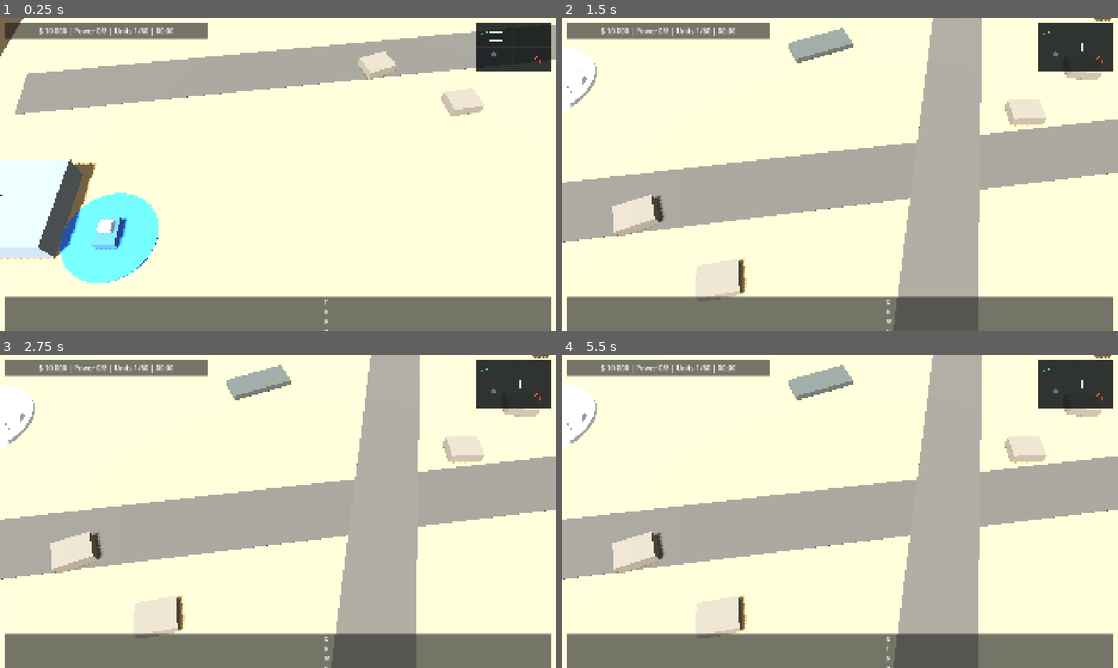
Above: before the commit, frames 1-4 (two rows, left to right).
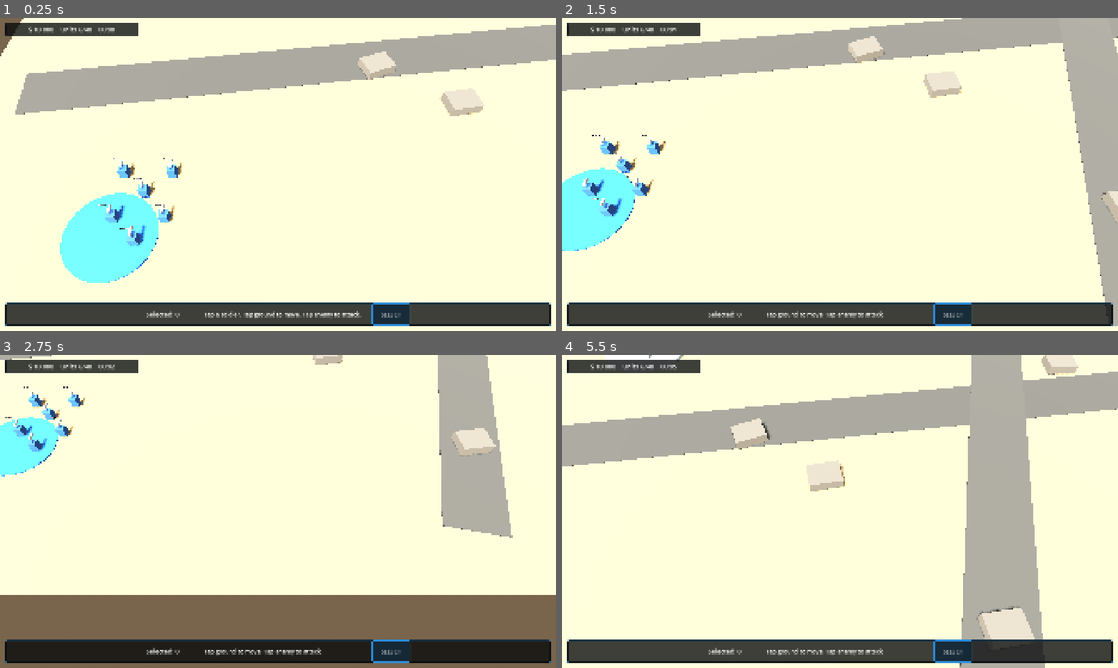
Above: after the commit, the same moments.

Repository: Unnamed00000/Mobile-Generals
Game: Godot game, scene res://scenes/match/match.tscn
Two runs of this game, one before a commit and one after it. Both use one fixed random seed, a clock stepped at 60 frames per second and the inputs below.
Inputs (mouse positions are in pixels of both pictures, inside the frame that each line leads up to):
- Up to frame 1 (0.25 s): no input
- Up to frame 2 (1.5 s): click (951, 315) at 0.5 s, where only the run after the commit has a clickable "SELECT"; tap Enter at 1.25 s; drag from (1073, 46) to (895, 105) at 1.27 s
- Up to frame 3 (2.75 s): tap Space at 2 s; drag from (166, 527) to (250, 574) at 2.02 s
- Up to frame 4 (5.5 s): move the mouse to (895, 442) at 2.77 s; hold D 2.78-3.5 s; tap 0 at 2.85 s; click (895, 442) at 2.92 s; drag from (812, 574) to (673, 464) at 3.52 s; tap Enter at 4.25 s; move the mouse to (1006, 558) at 4.27 s; hold A 4.28-5 s; tap 4 at 4.35 s; click (1006, 558) at 4.42 s; drag from (673, 464) to (756, 433) at 5.02 s

The runs differ from the first frame. In frame 1, 20% of the frame differs, in the area x 0-100%, y 1-100%; in frame 2, 53%; in frame 3, 57%, in the area x 0-100%, y 0-100%; in frame 4, 55%.

Commit message:
Focus active prototype on infantry stage one

Diff:
--- a/project.godot
+++ b/project.godot
@@ -14,7 +14,7 @@
 
 [application]
 
-config/name="Mobile RTS Prototype"
+config/name="Mobile RTS Infantry Prototype"
 run/main_scene="res://scenes/match/match.tscn"
 config/features=PackedStringArray("4.7", "Mobile")
 config/icon="res://icon.svg"
--- a/scenes/match/match.tscn
+++ b/scenes/match/match.tscn
@@ -1,9 +1,9 @@
 [gd_scene load_steps=8 format=3]
 
-[ext_resource type="Script" path="res://scripts/core/match_controller.gd" id="1_match"]
+[ext_resource type="Script" path="res://scripts/core/infantry_stage_controller.gd" id="1_match"]
 [ext_resource type="Script" path="res://scripts/maps/prototype_map.gd" id="2_map"]
 [ext_resource type="Script" path="res://scripts/camera/rts_camera.gd" id="3_camera"]
-[ext_resource type="Script" path="res://scripts/ui/match_hud.gd" id="4_hud"]
+[ext_resource type="Script" path="res://scripts/ui/stage_one_hud.gd" id="4_hud"]
 
 [sub_resource type="ProceduralSkyMaterial" id="ProceduralSkyMaterial_match"]
 sky_top_color = Color(0.52, 0.67, 0.79, 1)
--- /dev/null
+++ b/scripts/core/infantry_stage_controller.gd
@@ -0,0 +1,278 @@
+class_name InfantryStageController
+extends Node3D
+
+const COMBAT_UNIT_SCENE := preload("res://scenes/units/combat_unit.tscn")
+const RIFLEMAN_DATA_PATH := "res://data/units/rifleman.json"
+
+@onready var prototype_map: PrototypeMap = $PrototypeMap
+@onready var camera_controller: RtsCamera = $CameraRig
+@onready var units_root: Node3D = $Units
+@onready var hud: StageOneHud = $MatchHUD
+
+var selected_units: Array[CombatUnit] = []
+
+var _rifleman_data: Dictionary = {}
+var _match_seconds := 0.0
+var _select_mode := false
+var _selection_start := Vector2.ZERO
+var _selection_current := Vector2.ZERO
+var _selection_dragging := false
+var _primary_touch_start := Vector2.ZERO
+var _primary_touch_dragged := false
+var _match_over := false
+
+func _ready() -> void:
+	_rifleman_data = _load_json(RIFLEMAN_DATA_PATH)
+	camera_controller.set_map_half_extents(prototype_map.get_half_extents())
+	hud.select_mode_requested.connect(Callable(self, "_on_select_mode_requested"))
+	_spawn_stage_units()
+	_update_hud()
+
+func _physics_process(delta: float) -> void:
+	if _match_over:
+		return
+	_match_seconds += delta
+	_update_hud()
+
+func _unhandled_input(event: InputEvent) -> void:
+	if _match_over:
+		return
+	if event is InputEventScreenTouch:
+		_handle_touch(event)
+	elif event is InputEventScreenDrag:
+		_handle_drag(event)
+	elif event is InputEventMouseButton:
+		_handle_mouse_button(event)
+	elif event is InputEventMouseMotion and _selection_dragging:
+		_update_selection_drag(event.position)
+
+func _spawn_stage_units() -> void:
+	var player_positions: Array[Vector3] = [
+		Vector3(-42.0, 0.45, 18.0),
+		Vector3(-39.8, 0.45, 20.0),
+		Vector3(-37.6, 0.45, 18.0),
+		Vector3(-42.0, 0.45, 22.5),
+		Vector3(-39.8, 0.45, 24.5),
+		Vector3(-37.6, 0.45, 22.5)
+	]
+	var enemy_positions: Array[Vector3] = [
+		Vector3(32.0, 0.45, -15.0),
+		Vector3(35.0, 0.45, -17.0),
+		Vector3(38.0, 0.45, -15.0),
+		Vector3(41.0, 0.45, -17.0)
+	]
+
+	for index in player_positions.size():
+		_spawn_rifleman(1, player_positions[index], "Rifleman%02d" % index)
+	for index in enemy_positions.size():
+		_spawn_rifleman(2, enemy_positions[index], "EnemyRifleman%02d" % index)
+
+func _spawn_rifleman(team_id: int, world_position: Vector3, unit_name: String) -> CombatUnit:
+	var unit := COMBAT_UNIT_SCENE.instantiate() as CombatUnit
+	unit.name = unit_name
+	unit.configure(_rifleman_data, team_id)
+	unit.global_position = world_position
+	unit.destroyed.connect(Callable(self, "_on_unit_destroyed"))
+	units_root.add_child(unit)
+	return unit
+
+func _handle_touch(event: InputEventScreenTouch) -> void:
+	if hud.is_screen_position_over_ui(event.position):
+		return
+
+	if _select_mode:
+		if event.pressed and event.index == 0:
+			_begin_selection_drag(event.position)
+			get_viewport().set_input_as_handled()
+		elif not event.pressed and event.index == 0 and _selection_dragging:
+			_finish_selection_drag(event.position)
+			get_viewport().set_input_as_handled()
+		return
+
+	if event.index != 0:
+		return
+	if event.pressed:
+		_primary_touch_start = event.position
+		_primary_touch_dragged = false
+	else:
+		if not _primary_touch_dragged:
+			_process_tap(event.position)
+
+func _handle_drag(event: InputEventScreenDrag) -> void:
+	if _select_mode and _selection_dragging:
+		_update_selection_drag(event.position)
+		get_viewport().set_input_as_handled()
+		return
+	if event.index == 0 and event.position.distance_to(_primary_touch_start) > 18.0:
+		_primary_touch_dragged = true
+
+func _handle_mouse_button(event: InputEventMouseButton) -> void:
+	if hud.is_screen_position_over_ui(event.position):
+		return
+	if event.button_index != MOUSE_BUTTON_LEFT:
+		return
+
+	if _select_mode:
+		if event.pressed:
+			_begin_selection_drag(event.position)
+		elif _selection_dragging:
+			_finish_selection_drag(event.position)
+		get_viewport().set_input_as_handled()
+	elif event.pressed:
+		_process_tap(event.position)
+
+func _process_tap(screen_position: Vector2) -> void:
+	var hit := _raycast_from_screen(screen_position)
+	if hit.is_empty():
+		return
+
+	var unit := _unit_from_collider(hit.get("collider"))
+	if unit != null:
+		if unit.team_id == 1:
+			var single_selection: Array[CombatUnit] = [unit]
+			_select_units(single_selection)
+		elif not selected_units.is_empty():
+			_attack_selected(unit)
+		return
+
+	if _is_ground_hit(hit) and not selected_units.is_empty():
+		_move_selected_to(hit.position)
+
+func _begin_selection_drag(screen_position: Vector2) -> void:
+	_selection_start = screen_position
+	_selection_current = screen_position
+	_selection_dragging = true
+	hud.show_selection_rect(_selection_start, _selection_current)
+
+func _update_selection_drag(screen_position: Vector2) -> void:
+	_selection_current = screen_position
+	hud.show_selection_rect(_selection_start, _selection_current)
+
+func _finish_selection_drag(screen_position: Vector2) -> void:
+	_selection_current = screen_position
+	_selection_dragging = false
+	hud.hide_selection_rect()
+	var selection_rect := Rect2(_selection_start, _selection_current - _selection_start).abs()
+	_select_units(_units_in_screen_rect(selection_rect))
+	_select_mode = false
+	hud.set_select_mode(false)
+
+func _units_in_screen_rect(selection_rect: Rect2) -> Array[CombatUnit]:
+	var camera := camera_controller.get_camera()
+	var units: Array[CombatUnit] = []
+	for node in get_tree().get_nodes_in_group("player_units"):
+		var unit := node as CombatUnit
+		if unit == null or not is_instance_valid(unit) or unit.current_hp <= 0:
+			continue
+		var screen_position := camera.unproject_position(unit.global_position)
+		if selection_rect.has_point(screen_position):
+			units.append(unit)
+	return units
+
+func _select_units(units: Array[CombatUnit]) -> void:
+	for unit in selected_units:
+		if is_instance_valid(unit):
+			unit.set_selected(false)
+	selected_units.clear()
+	for unit in units:
+		if is_instance_valid(unit) and unit.team_id == 1 and unit.current_hp > 0:
+			selected_units.append(unit)
+			unit.set_selected(true)
+	hud.update_selection_summary(selected_units.size())
+	if selected_units.is_empty():
+		hud.set_hint("No soldiers selected.")
+	elif selected_units.size() == 1:
+		hud.set_hint("Rifleman selected. Tap ground to move or enemy to attack.")
+	else:
+		hud.set_hint("%d riflemen selected." % selected_units.size())
+
+func _move_selected_to(world_position: Vector3) -> void:
+	var offsets := _formation_offsets(selected_units.size())
+	for index in selected_units.size():
+		var unit := selected_units[index]
+		if is_instance_valid(unit):
+			unit.move_to(world_position + offsets[index])
+	hud.set_hint("Move order issued.")
+
+func _attack_selected(target: CombatUnit) -> void:
+	for unit in selected_units:
+		if is_instance_valid(unit) and unit.current_hp > 0:
+			unit.set_attack_target(target)
+	hud.set_hint("Attack order issued.")
+
+func _formation_offsets(count: int) -> Array[Vector3]:
+	var offsets: Array[Vector3] = []
+	if count <= 1:
+		offsets.append(Vector3.ZERO)
+		return offsets
+
+	var columns: int = ceili(sqrt(float(count)))
+	var spacing := 1.65
+	for index in count:
+		var row: int = int(index / columns)
+		var col: int = index % columns
+		var centered_x := (float(col) - float(columns - 1) * 0.5) * spacing
+		var centered_z := float(row) * spacing
+		offsets.append(Vector3(centered_x, 0.0, centered_z))
+	return offsets
+
+func _raycast_from_screen(screen_position: Vector2) -> Dictionary:
+	var camera := camera_controller.get_camera()
+	var origin := camera.project_ray_origin(screen_position)
+	var end := origin + camera.project_ray_normal(screen_position) * 1000.0
+	var query := PhysicsRayQueryParameters3D.create(origin, end)
+	query.collision_mask = 7
+	query.collide_with_areas = true
+	query.collide_with_bodies = true
+	return get_world_3d().direct_space_state.intersect_ray(query)
+
+func _unit_from_collider(collider: Object) -> CombatUnit:
+	var node := collider as Node
+	while node != null:
+		if node is CombatUnit:
+			return node as CombatUnit
+		node = node.get_parent()
+	return null
+
+func _is_ground_hit(hit: Dictionary) -> bool:
+	var collider := hit.get("collider") as Node
+	return collider != null and collider.is_in_group("command_ground")
+
+func _on_select_mode_requested() -> void:
+	_select_mode = not _select_mode
+	hud.set_select_mode(_select_mode)
+
+func _on_unit_destroyed(unit: CombatUnit) -> void:
+	selected_units.erase(unit)
+	hud.update_selection_summary(selected_units.size())
+	_check_match_result()
+
+func _check_match_result() -> void:
+	if _match_over:
+		return
+	if _count_live_units(2) == 0:
+		_match_over = true
+		hud.set_hint("VICTORY - enemy squad eliminated.")
+	elif _count_live_units(1) == 0:
+		_match_over = true
+		hud.set_hint("DEFEAT - your squad was eliminated.")
+
+func _count_live_units(team_id: int) -> int:
+	var count := 0
+	for node in get_tree().get_nodes_in_group("combat_targets"):
+		var unit := node as CombatUnit
+		if unit != null and is_instance_valid(unit) and unit.team_id == team_id and unit.current_hp > 0:
+			count += 1
+	return count
+
+func _update_hud() -> void:
+	hud.update_status(10000, _count_live_units(1), 40, int(_match_seconds))
+
+func _load_json(path: String) -> Dictionary:
+	if not FileAccess.file_exists(path):
+		push_warning("Missing data file: %s" % path)
+		return {}
+	var parsed: Variant = JSON.parse_string(FileAccess.get_file_as_string(path))
+	if parsed is Dictionary:
+		return parsed
+	return {}
--- /dev/null
+++ b/scripts/ui/stage_one_hud.gd
@@ -0,0 +1,169 @@
+class_name StageOneHud
+extends CanvasLayer
+
+signal select_mode_requested
+
+var _top_bar: Label
+var _hint_label: Label
+var _selected_label: Label
+var _select_button: Button
+var _selection_rect: ColorRect
+
+func _ready() -> void:
+	_build_ui()
+	update_status(10000, 0, 40, 0)
+	update_selection_summary(0)
+	set_hint("Tap a soldier. Tap ground to move. Tap enemy to attack.")
+
+func update_status(money: int, unit_count: int, unit_cap: int, match_seconds: int) -> void:
+	if not is_instance_valid(_top_bar):
+		return
+	var minutes: int = match_seconds / 60
+	var seconds: int = match_seconds % 60
+	_top_bar.text = "$ %s    Units %d/%d    %02d:%02d" % [_format_money(money), unit_count, unit_cap, minutes, seconds]
+
+func update_selection_summary(count: int) -> void:
+	if is_instance_valid(_selected_label):
+		_selected_label.text = "Selected: %d" % count
+
+func set_hint(message: String) -> void:
+	if is_instance_valid(_hint_label):
+		_hint_label.text = message
+
+func set_select_mode(active: bool) -> void:
+	if is_instance_valid(_select_button):
+		_select_button.button_pressed = active
+	if active:
+		set_hint("SELECT: drag over friendly soldiers.")
+	else:
+		set_hint("Tap ground to move. Tap enemy to attack.")
+
+func show_selection_rect(start: Vector2, current: Vector2) -> void:
+	if not is_instance_valid(_selection_rect):
+		return
+	var rect := Rect2(start, current - start).abs()
+	_selection_rect.position = rect.position
+	_selection_rect.size = rect.size
+	_selection_rect.visible = rect.size.length_squared() > 16.0
+
+func hide_selection_rect() -> void:
+	if is_instance_valid(_selection_rect):
+		_selection_rect.visible = false
+
+func is_screen_position_over_ui(screen_position: Vector2) -> bool:
+	if is_instance_valid(_select_button) and _select_button.visible and _select_button.get_global_rect().has_point(screen_position):
+		return true
+	return false
+
+func _build_ui() -> void:
+	var root := Control.new()
+	root.name = "StageOneHudRoot"
+	root.set_anchors_preset(Control.PRESET_FULL_RECT)
+	root.mouse_filter = Control.MOUSE_FILTER_IGNORE
+	add_child(root)
+
+	var top_panel := PanelContainer.new()
+	top_panel.name = "TopPanel"
+	top_panel.position = Vector2(18.0, 16.0)
+	top_panel.custom_minimum_size = Vector2(460.0, 48.0)
+	top_panel.mouse_filter = Control.MOUSE_FILTER_IGNORE
+	top_panel.add_theme_stylebox_override("panel", _make_panel_style())
+	root.add_child(top_panel)
+
+	_top_bar = Label.new()
+	_top_bar.horizontal_alignment = HORIZONTAL_ALIGNMENT_CENTER
+	_top_bar.vertical_alignment = VERTICAL_ALIGNMENT_CENTER
+	_top_bar.add_theme_font_size_override("font_size", 22)
+	top_panel.add_child(_top_bar)
+
+	var bottom_panel := PanelContainer.new()
+	bottom_panel.name = "BottomPanel"
+	bottom_panel.anchor_left = 0.0
+	bottom_panel.anchor_top = 1.0
+	bottom_panel.anchor_right = 1.0
+	bottom_panel.anchor_bottom = 1.0
+	bottom_panel.offset_left = 18.0
+	bottom_panel.offset_top = -96.0
+	bottom_panel.offset_right = -18.0
+	bottom_panel.offset_bottom = -18.0
+	bottom_panel.mouse_filter = Control.MOUSE_FILTER_IGNORE
+	bottom_panel.add_theme_stylebox_override("panel", _make_panel_style())
+	root.add_child(bottom_panel)
+
+	var bottom_row := HBoxContainer.new()
+	bottom_row.alignment = BoxContainer.ALIGNMENT_CENTER
+	bottom_row.add_theme_constant_override("separation", 20)
+	bottom_panel.add_child(bottom_row)
+
+	_selected_label = Label.new()
+	_selected_label.custom_minimum_size = Vector2(180.0, 56.0)
+	_selected_label.mouse_filter = Control.MOUSE_FILTER_IGNORE
+	_selected_label.vertical_alignment = VERTICAL_ALIGNMENT_CENTER
+	_selected_label.add_theme_font_size_override("font_size", 22)
+	bottom_row.add_child(_selected_label)
+
+	_hint_label = Label.new()
+	_hint_label.custom_minimum_size = Vector2(560.0, 56.0)
+	_hint_label.mouse_filter = Control.MOUSE_FILTER_IGNORE
+	_hint_label.vertical_alignment = VERTICAL_ALIGNMENT_CENTER
+	_hint_label.autowrap_mode = TextServer.AUTOWRAP_WORD_SMART
+	_hint_label.add_theme_font_size_override("font_size", 20)
+	bottom_row.add_child(_hint_label)
+
+	_select_button = Button.new()
+	_select_button.text = "SELECT"
+	_select_button.toggle_mode = true
+	_select_button.custom_minimum_size = Vector2(132.0, 58.0)
+	_select_button.mouse_filter = Control.MOUSE_FILTER_STOP
+	_select_button.add_theme_font_size_override("font_size", 20)
+	_select_button.add_theme_stylebox_override("normal", _make_button_style(Color(0.08, 0.16, 0.22, 0.92)))
+	_select_button.add_theme_stylebox_override("hover", _make_button_style(Color(0.10, 0.24, 0.34, 0.96)))
+	_select_button.add_theme_stylebox_override("pressed", _make_button_style(Color(0.06, 0.38, 0.68, 0.96)))
+	_select_button.pressed.connect(Callable(self, "_on_select_pressed"))
+	bottom_row.add_child(_select_button)
+
+	_selection_rect = ColorRect.new()
+	_selection_rect.name = "SelectionRect"
+	_selection_rect.color = Color(0.1, 0.55, 1.0, 0.22)
+	_selection_rect.mouse_filter = Control.MOUSE_FILTER_IGNORE
+	_selection_rect.visible = false
+	root.add_child(_selection_rect)
+
+func _on_select_pressed() -> void:
+	select_mode_requested.emit()
+
+func _make_panel_style() -> StyleBoxFlat:
+	var style := StyleBoxFlat.new()
+	style.bg_color = Color(0.025, 0.035, 0.04, 0.78)
+	style.border_color = Color(0.16, 0.42, 0.62, 0.86)
+	style.border_width_left = 1
+	style.border_width_top = 1
+	style.border_width_right = 1
+	style.border_width_bottom = 1
+	style.corner_radius_top_left = 4
+	style.corner_radius_top_right = 4
+	style.corner_radius_bottom_left = 4
+	style.corner_radius_bottom_right = 4
+	return style
+
+func _make_button_style(color: Color) -> StyleBoxFlat:
+	var style := StyleBoxFlat.new()
+	style.bg_color = color
+	style.border_color = Color(0.18, 0.58, 0.90, 0.92)
+	style.border_width_left = 1
+	style.border_width_top = 1
+	style.border_width_right = 1
+	style.border_width_bottom = 1
+	style.corner_radius_top_left = 4
+	style.corner_radius_top_right = 4
+	style.corner_radius_bottom_left = 4
+	style.corner_radius_bottom_right = 4
+	return style
+
+func _format_money(value: int) -> String:
+	var raw := str(value)
+	var result := ""
+	while raw.length() > 3:
+		result = " " + raw.substr(raw.length() - 3, 3) + result
+		raw = raw.substr(0, raw.length() - 3)
+	return raw + result
--- a/scripts/units/combat_unit.gd
+++ b/scripts/units/combat_unit.gd
@@ -65,6 +65,10 @@
 	attack_target = target
 	command_mode = "attack"
 
+func set_selected(value: bool) -> void:
+	super.set_selected(value)
+	_update_health_display()
+
 func attack_move_to(world_position: Vector3) -> void:
 	attack_target = null
 	super.attack_move_to(world_position)
@@ -231,12 +235,12 @@
 	return false
 
 func _should_auto_acquire() -> bool:
-	return command_mode == "attack_move" or command_mode == "idle" or command_mode == "move"
+	return command_mode == "attack_move" or command_mode == "idle"
 
 func _update_health_display() -> void:
 	if not is_instance_valid(health_label):
 		return
-	if current_hp >= hp:
+	if current_hp >= hp and not is_selected:
 		health_label.visible = false
 		return
 	var percent := float(current_hp) / maxf(float(hp), 1.0)
--- a/scripts/units/mobile_unit.gd
+++ b/scripts/units/mobile_unit.gd
@@ -8,6 +8,7 @@
 @export var team_id := 1
 @export var move_speed := 7.0
 @export var stopping_distance := 0.45
+@export var separation_radius := 1.15
 @export var unit_tags: Array[String] = []
 
 @onready var selection_ring: MeshInstance3D = $SelectionRing
@@ -42,7 +43,7 @@
 		command_completed.emit(self)
 		return
 
-	var direction := offset.normalized()
+	var direction := _movement_direction(offset.normalized())
 	velocity = direction * move_speed
 	move_and_slide()
 	_look_towards(direction)
@@ -77,3 +78,20 @@
 		return
 	var target_basis := Basis.looking_at(direction, Vector3.UP)
 	basis = basis.slerp(target_basis, 0.22)
+
+func _movement_direction(base_direction: Vector3) -> Vector3:
+	var separation := Vector3.ZERO
+	for node in get_tree().get_nodes_in_group("selectable"):
+		var other := node as MobileUnit
+		if other == null or other == self or not is_instance_valid(other):
+			continue
+		var away := global_position - other.global_position
+		away.y = 0.0
+		var distance := away.length()
+		if distance > 0.01 and distance < separation_radius:
+			separation += away.normalized() * ((separation_radius - distance) / separation_radius)
+
+	var direction := base_direction + separation * 0.55
+	if direction.length_squared() <= 0.001:
+		return base_direction
+	return direction.normalized()
